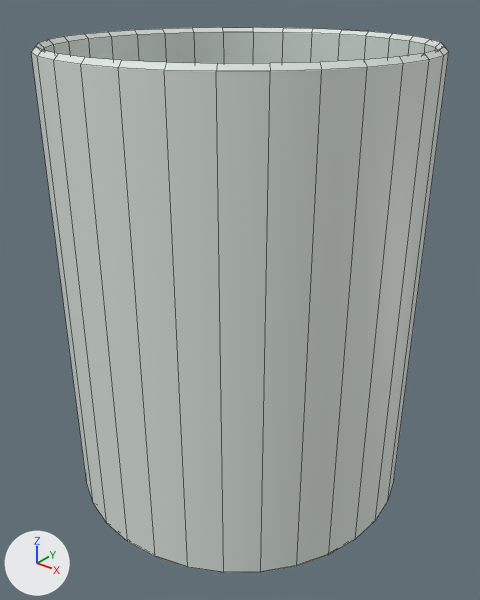
Renders of the FBX model Assets/Models/Diorama/PC_Cylinder.fbx from each side of a commit.
One viewpoint serves both versions: a 50 mm camera at (0.438, -0.502, 0.816) aimed at (0.004, 0.041, 0.479). Every picture has the same lights, and +X, +Y and +Z are marked at lower left. Mesh edges are drawn as thin lines. Where no turn or scale is listed for an object, it has been applied to the vertices.

Script lines for the objects in view, before the commit:
```python
me_cylinder_009 = bpy.data.meshes.new('Cylinder.009')
me_cylinder_009.from_pydata(...)  # 256 vertices, 226 faces; spans x -0.2..0.2, y -0.2..0.2, z -0.257..0.257
me_cylinder_009.materials.append(mat_see_thru_blue_window)  # white #dee7e1
ob_pc_cylinder = bpy.data.objects.new('PC_Cylinder', me_cylinder_009)
ob_pc_cylinder.location = (-0.003, 0.049, 0.503)
```
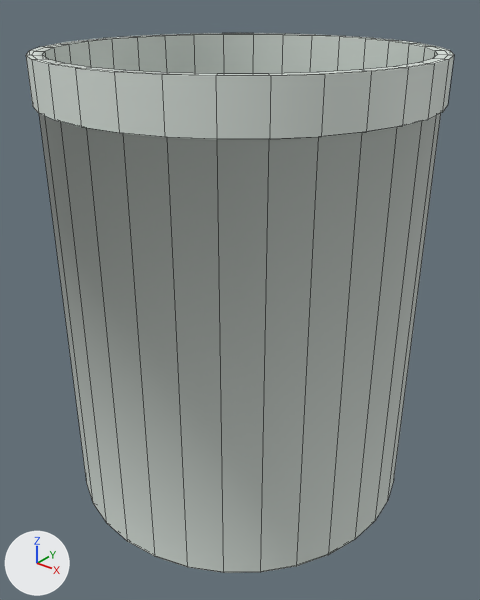
Boxes [x1, y1, x2, y2] around the edits, measured in the pictures (480 x 600 px):
'PC_Cylinder', reshaped
    before: [31, 27, 449, 573]
    after: [26, 33, 454, 573]
part 1 of me_cylinder_009, built on
    before: [36, 27, 444, 64]
    after: [26, 33, 454, 139]

Diff of the bpy script that builds the scene:
```diff
--- a/Assets/Models/Diorama/PC_Cylinder.fbx.py
+++ b/Assets/Models/Diorama/PC_Cylinder.fbx.py
@@ me_cylinder_009 @@
 # used by ob_pc_cylinder; location = (-0.003, 0.049, 0.503)
-me_cylinder_009.from_pydata(...)  # 256 vertices, 226 faces; spans x -0.2..0.2, y -0.2..0.2, z -0.257..0.257
+me_cylinder_009.from_pydata(...)  # 288 vertices, 258 faces; spans x -0.205..0.205, y -0.205..0.205, z -0.257..0.249
+# me_cylinder_009 part 1
+# 32 faces are deleted
+# 32 vertices in x -0.19..0.19, y -0.19..0.19, z 0.252 move by (0.0, 0.0, -0.003)
+# 32 vertices in x -0.2..0.2, y -0.2..0.2, z 0.252 move by (0.0, 0.0, -0.049)
+# 64 vertices move from x -0.195..0.195, y -0.195..0.195, z 0.257 to x -0.205..0.205, y -0.205..0.205, z 0.204..0.249
+# 32 new vertices lie (0.0, 0.0, 0.045) away from vertices in x -0.195..0.195, y -0.195..0.195, z 0.257
+# 64 new faces join them
 me_cylinder_009.materials.append(mat_see_thru_blue_window)
```
